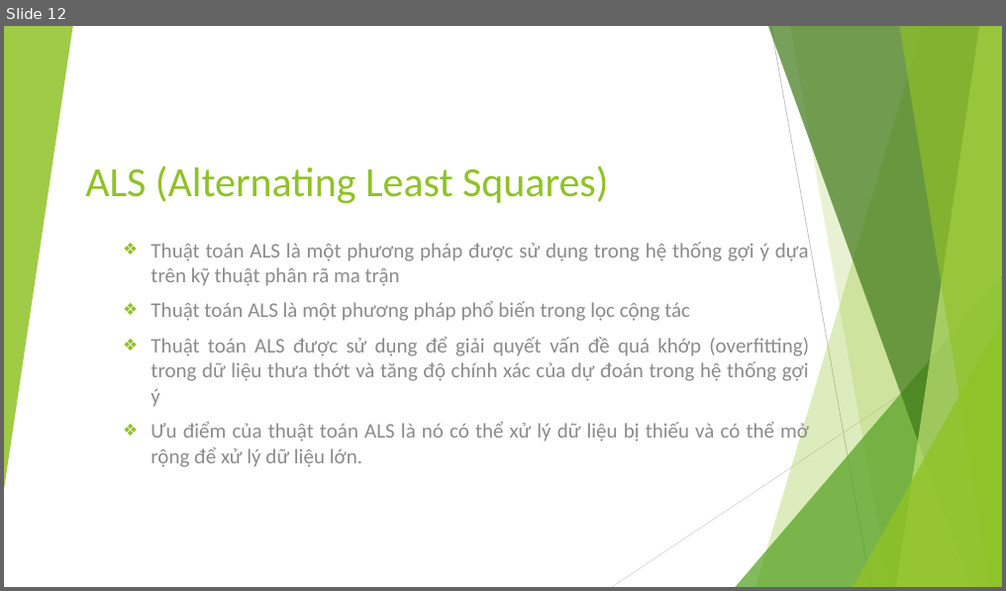
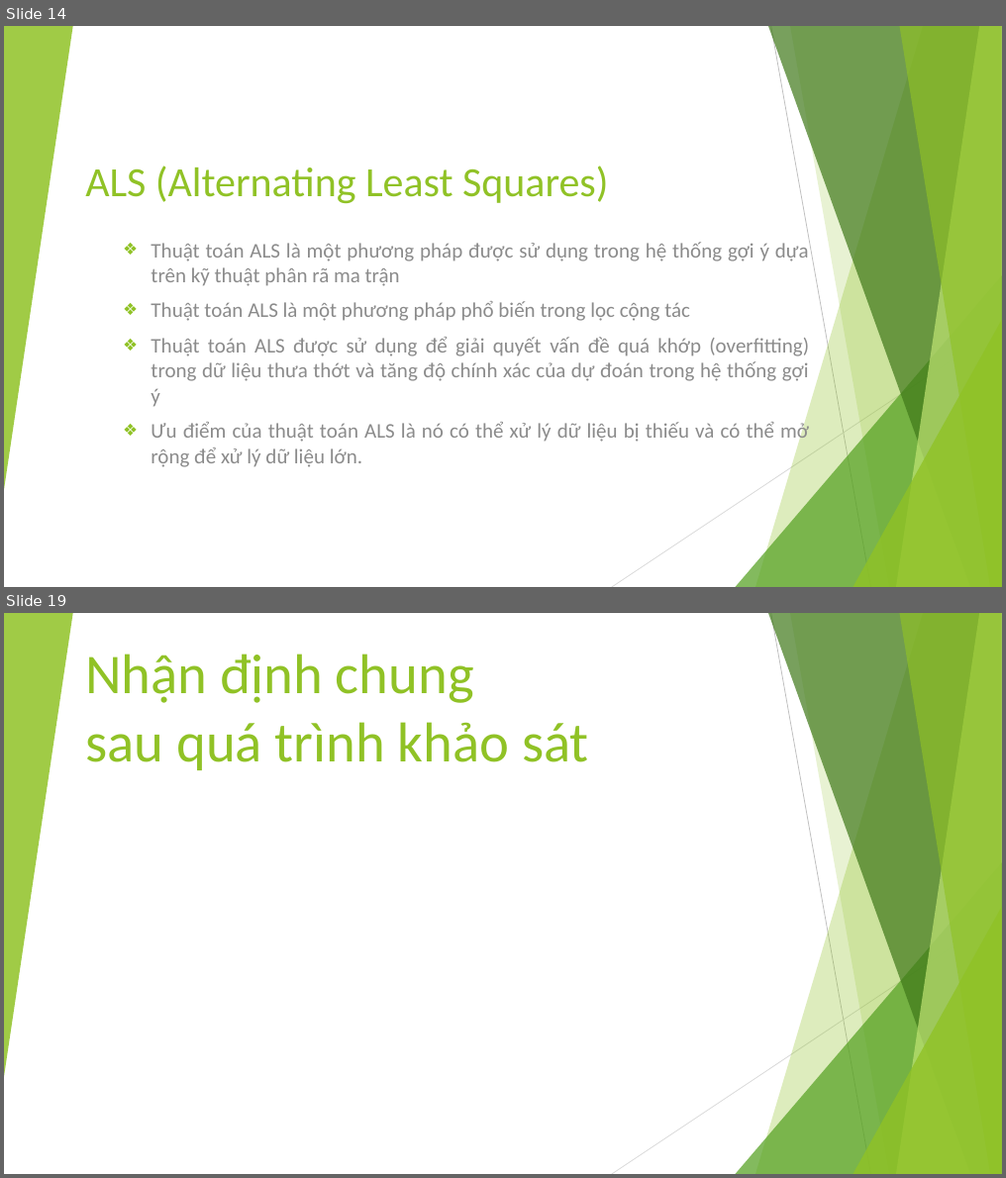
Before and after one commit to EdgarIgnite16/Specialized-Projects, a slide deck: FinalFile/DACN_ThuyetTrinh.pptx. Shown one above the other, each under a label of ours: slide 12 before the commit, slides 14 and 19 after it; the slides between them are not shown. The pictures are 1006x591 and 1006x1178 pixels, drawn with LibreOffice and Linux fonts; fonts in the diff are those of the drawing. Boxes give left, top, right and bottom in pixels: in the first picture for what was removed or moved away, otherwise in the second. Text is boxed around its words. In the diff, an @@ line names an element or a change of style, - is before the commit and + after.

```diff
--- a/FinalFile/DACN_ThuyetTrinh.pptx
+++ b/FinalFile/DACN_ThuyetTrinh.pptx
@@ slide 19 added at bbox=[4, 613, 1002, 1174], background #FFFFFF; not listed: 10 template elements that a slide beside it also shows @@
@@ title added at bbox=[85, 654, 589, 770], 54 pt, text #90C226 @@
+Nhận định chung
+sau quá trình khảo sát
@@ what was slide 12 is now slide 14 @@
```
Also in this commit, not shown: 2 slides changed, 5 other slides added, 1 other file.
